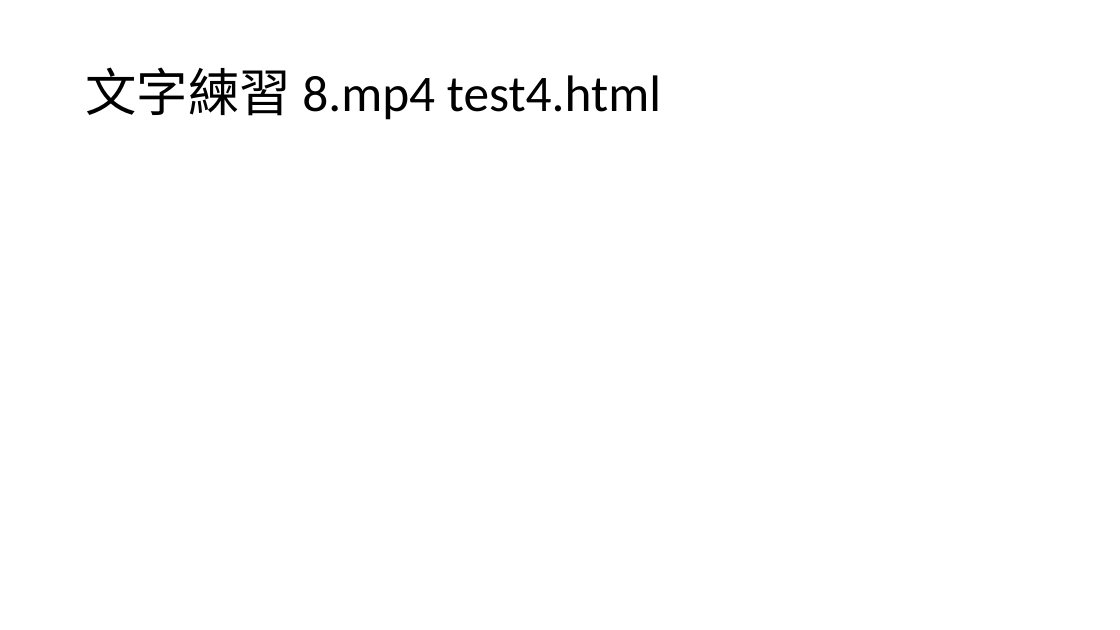
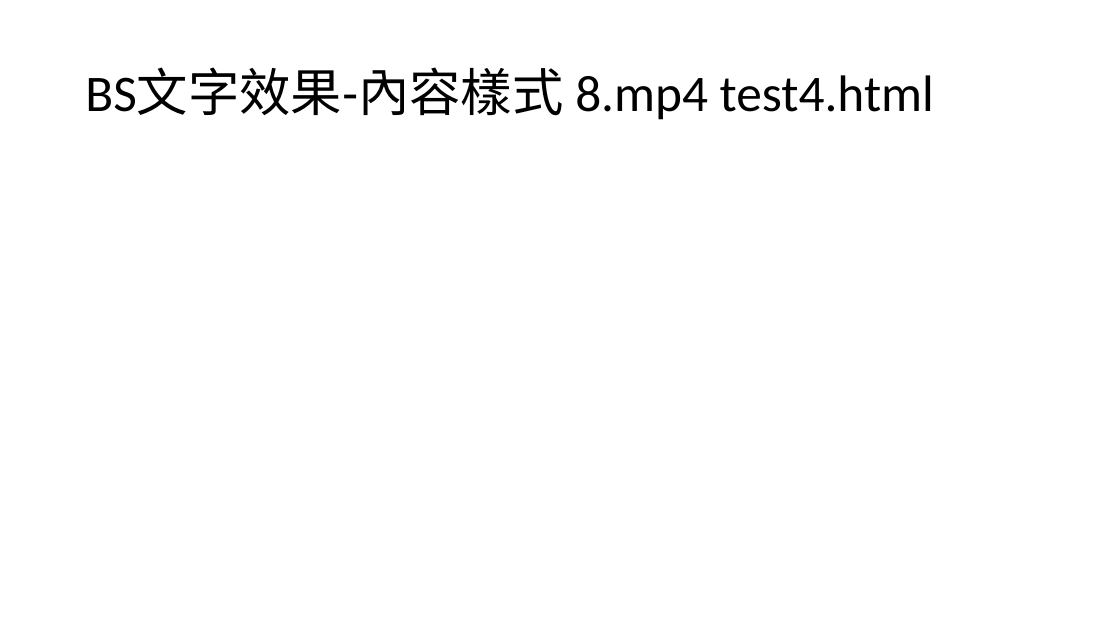
Before and after one commit to jacktea88/BS5, a slide deck: slide 25 of 2BS5.pptx. Drawn at 1120x630 pixels with LibreOffice and Linux fonts; fonts in the diff are those of the drawing. Boxes give left, top, right and bottom in pixels: in the first picture for what was removed or moved away, otherwise in the second. Text is boxed around its words. In the diff, an @@ line names an element or a change of style, - is before the commit and + after.

```diff
--- a/2BS5.pptx
+++ b/2BS5.pptx
@@ title at [85,68,934,120]: text changed @@
-文字練習 8.mp4 test4.html
+BS文字效果-內容樣式 8.mp4 test4.html
```
Also in this commit, not shown: 3 other files.
